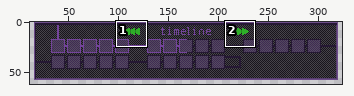
Edited in one commit: pixel-art file (Assets/Sprites/UI/new_timeline.aseprite). The first picture is a wide view before the edit; the outline marks the close-up.
Close-up. Before:
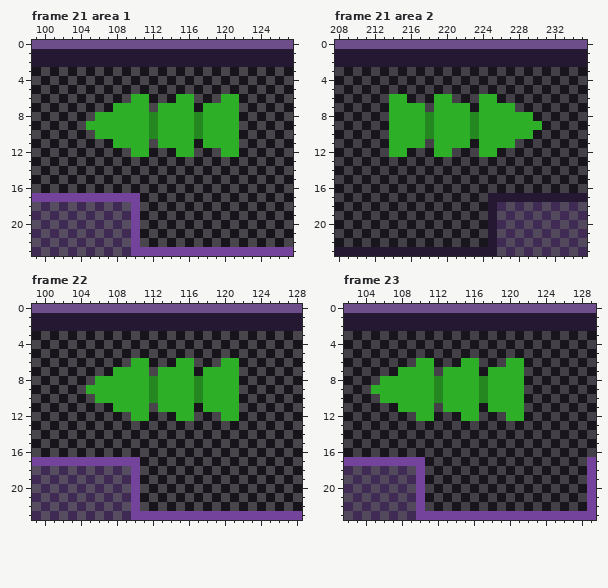
512x128 pixels, 78 frames. Shown: frame 21 area 1: x 99..127, y 0..23; frame 21 area 2: x 208..235, y 0..23; frame 22: x 99..128, y 0..23; frame 23: x 102..129, y 0..23. The wide view leaves out empty margins. The commit also changed other frames or places, which this record leaves out.
The same view after the edit:
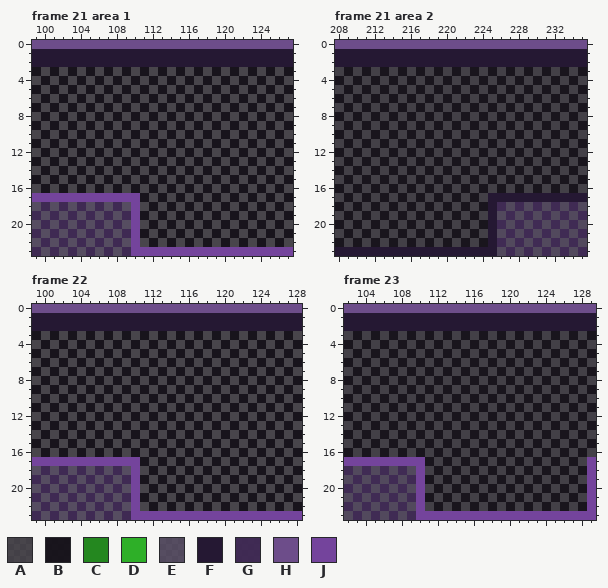
Palette (. is transparent): A #100c14b4  B #100c14f3  C #24871f  D #2eaf28  E #251833b4  F #251833  G #39234ef3  H #6d4d8a  J #74449c
Commit message: timeline stuff to finisgh at toffas
Diff:
Frame 21 area 1, layer "ui":
y 6: x 110..111 DD -> BA; x 115..116 DD -> AB; x 120..121 DD -> BA
y 7: x 108..111 DDDD -> ABAB; x 113..116 DDDD -> BABA; x 118..121 DDDD -> ABAB
y 8: x 106..121 DDDDDDCDDDDCDDDD -> BABABABABABABABA
y 9: x 105..121 DDDDDDDCDDDDCDDDD -> BABABABABABABABAB
y 10: x 106..121 DDDDDDCDDDDCDDDD -> BABABABABABABABA
y 11: x 108..111 DDDD -> ABAB; x 113..116 DDDD -> BABA; x 118..121 DDDD -> ABAB
y 12: x 110..111 DD -> BA; x 115..116 DD -> AB; x 120..121 DD -> BA
Frame 21 area 2, layer "ui":
y 6: x 214..215 DD -> BA; x 219..220 DD -> AB; x 224..225 DD -> BA
y 7: x 214..217 DDDD -> ABAB; x 219..222 DDDD -> BABA; x 224..227 DDDD -> ABAB
y 8: x 214..229 DDDDCDDDDCDDDDDD -> BABABABABABABABA
y 9: x 214..230 DDDDCDDDDCDDDDDDD -> ABABABABABABABABA
y 10: x 214..229 DDDDCDDDDCDDDDDD -> BABABABABABABABA
y 11: x 214..217 DDDD -> ABAB; x 219..222 DDDD -> BABA; x 224..227 DDDD -> ABAB
y 12: x 214..215 DD -> BA; x 219..220 DD -> AB; x 224..225 DD -> BA
Frame 22, layer "ui": the same change as frame 21 area 1
Frame 23, layer "ui": the same change as frame 21 area 1
